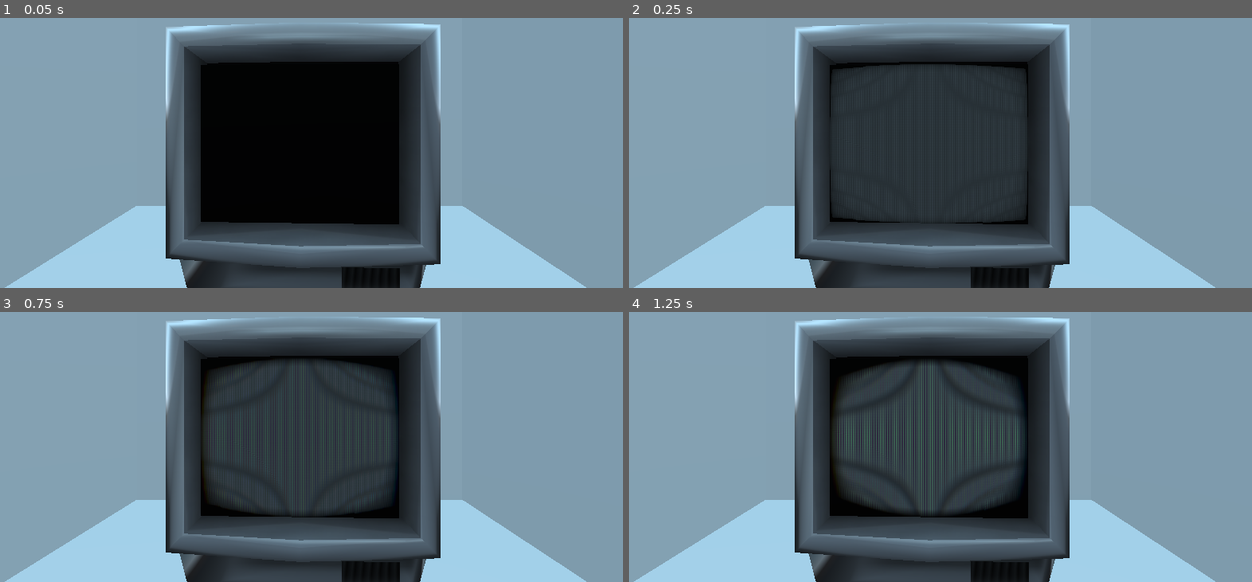
Above: before the commit, frames 1-4 (two rows, left to right).
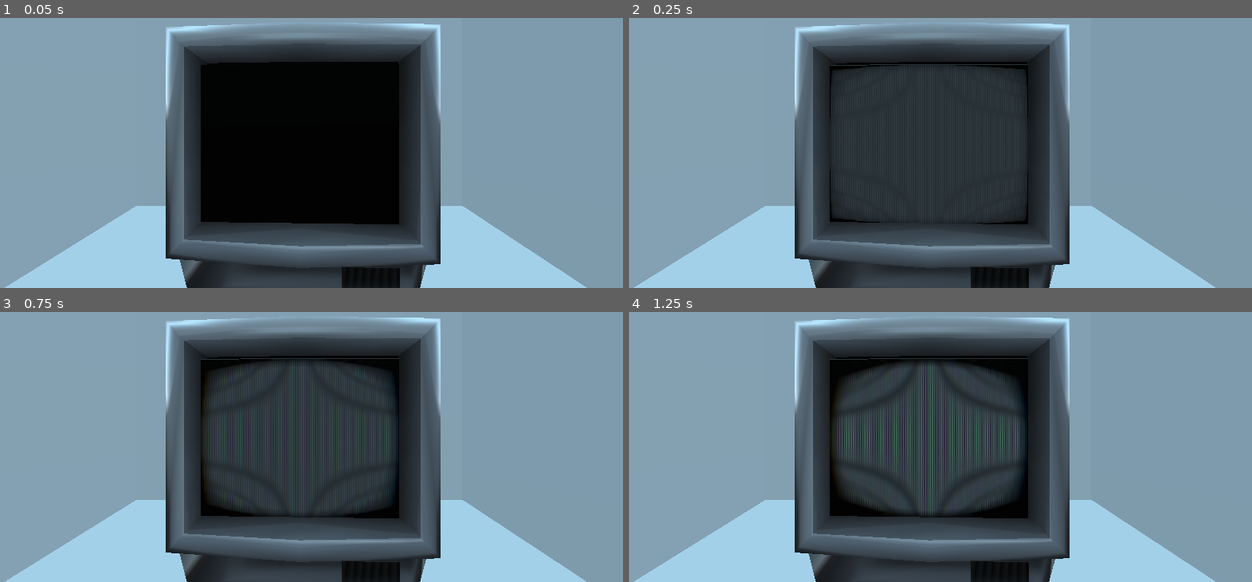
Above: after the commit, the same moments.

Repository: VPJPeltonen/Minijam64
Game: Godot game, scene res://Scenes/Room.tscn
Same seed, same stepped clock (60 frames per second), same inputs: the game is played once before the commit and once after it.
Inputs:
- Up to frame 1 (0.05 s): no input
- Up to frame 2 (0.25 s): no input
- Up to frame 3 (0.75 s): hold D (right) from 0.53 s (still down)
- Up to frame 4 (1.25 s): keep holding D (right)

Frame 1 is identical in both runs. In frame 2, 0.2% of the frame differs, in the area x 32-65%, y 17-77%; in frame 3, less than 0.1%; in frame 4, less than 0.1%.

Commit message:
race can be finished

Diff:
--- a/Scenes/VideoGame.tscn
+++ b/Scenes/VideoGame.tscn
@@ -212,29 +212,53 @@
 "_edit_use_anchors_": false
 }
 
-[node name="Lap" type="VBoxContainer" parent="VideoGameUI/UI"]
+[node name="FinishScreen" type="Control" parent="VideoGameUI/UI"]
+anchor_right = 1.0
+anchor_bottom = 1.0
+__meta__ = {
+"_edit_use_anchors_": false
+}
+
+[node name="Label" type="Label" parent="VideoGameUI/UI/FinishScreen"]
+anchor_top = 0.5
+anchor_right = 1.0
+anchor_bottom = 0.5
+margin_top = -18.0
+margin_bottom = 18.0
+custom_fonts/font = ExtResource( 8 )
+text = "FINISH "
+align = 1
+
+[node name="GameView" type="Control" parent="VideoGameUI/UI"]
+anchor_right = 1.0
+anchor_bottom = 1.0
+__meta__ = {
+"_edit_use_anchors_": false
+}
+
+[node name="Lap" type="VBoxContainer" parent="VideoGameUI/UI/GameView"]
 anchor_left = 0.02
 anchor_right = 0.05
-margin_right = 40.0
-margin_bottom = 40.0
-__meta__ = {
-"_edit_use_anchors_": false
-}
-
-[node name="Title" type="Label" parent="VideoGameUI/UI/Lap"]
+margin_right = 49.28
+margin_bottom = 76.0
+__meta__ = {
+"_edit_use_anchors_": false
+}
+
+[node name="Title" type="Label" parent="VideoGameUI/UI/GameView/Lap"]
 margin_right = 80.0
 margin_bottom = 36.0
 custom_fonts/font = ExtResource( 8 )
 text = "LAP"
 
-[node name="Amount" type="Label" parent="VideoGameUI/UI/Lap"]
+[node name="Amount" type="Label" parent="VideoGameUI/UI/GameView/Lap"]
 margin_top = 40.0
 margin_right = 80.0
 margin_bottom = 76.0
 custom_fonts/font = ExtResource( 8 )
 text = "1/3"
 
-[node name="Time" type="VBoxContainer" parent="VideoGameUI/UI"]
+[node name="Time" type="VBoxContainer" parent="VideoGameUI/UI/GameView"]
 anchor_left = 0.5
 anchor_right = 0.5
 margin_left = -68.5
@@ -244,14 +268,14 @@
 "_edit_use_anchors_": false
 }
 
-[node name="Title" type="Label" parent="VideoGameUI/UI/Time"]
+[node name="Title" type="Label" parent="VideoGameUI/UI/GameView/Time"]
 margin_right = 137.0
 margin_bottom = 36.0
 custom_fonts/font = ExtResource( 8 )
 text = "Time"
 align = 1
 
-[node name="Amount" type="Label" parent="VideoGameUI/UI/Time"]
+[node name="Amount" type="Label" parent="VideoGameUI/UI/GameView/Time"]
 margin_top = 40.0
 margin_right = 137.0
 margin_bottom = 76.0
@@ -259,7 +283,7 @@
 text = "1:00:00"
 align = 1
 
-[node name="Position" type="VBoxContainer" parent="VideoGameUI/UI"]
+[node name="Position" type="VBoxContainer" parent="VideoGameUI/UI/GameView"]
 anchor_left = 0.98
 anchor_right = 0.98
 margin_left = -137.0
@@ -268,14 +292,14 @@
 "_edit_use_anchors_": false
 }
 
-[node name="Title" type="Label" parent="VideoGameUI/UI/Position"]
+[node name="Title" type="Label" parent="VideoGameUI/UI/GameView/Position"]
 margin_right = 137.0
 margin_bottom = 36.0
 custom_fonts/font = ExtResource( 8 )
 text = "Pos"
 align = 2
 
-[node name="Pos" type="Label" parent="VideoGameUI/UI/Position"]
+[node name="Pos" type="Label" parent="VideoGameUI/UI/GameView/Position"]
 margin_top = 40.0
 margin_right = 137.0
 margin_bottom = 76.0
@@ -287,11 +311,14 @@
 material = SubResource( 11 )
 anchor_right = 1.0
 anchor_bottom = 1.0
+margin_top = 1.33484
+margin_bottom = 1.33484
 texture = ExtResource( 6 )
 expand = true
 __meta__ = {
 "_edit_use_anchors_": false
 }
 [connection signal="lap_passed" from="Player" to="VideoGameUI/UI" method="_on_Player_lap_passed"]
+[connection signal="race_finished" from="Player" to="VideoGameUI/UI" method="_on_Player_race_finished"]
 [connection signal="body_entered" from="Player/Cart/Visual/Wheels" to="Player/Cart/Cart" method="_on_Wheels_body_entered"]
 [connection signal="body_exited" from="Player/Cart/Visual/Wheels" to="Player/Cart/Cart" method="_on_Wheels_body_exited"]
--- a/Scripts/Player.gd
+++ b/Scripts/Player.gd
@@ -1,6 +1,7 @@
 extends Spatial
 
 signal lap_passed(lap)
+signal race_finished
 
 export var turn_speed = 2.0
 export var move_speed = 80.0
@@ -24,5 +25,11 @@
 
 #when lap is passed
 func lap_passed():
-	current_lap += 1
-	emit_signal("lap_passed",current_lap)
+	if current_lap == GAME.Laps:
+		finish_race()
+	else:
+		current_lap += 1
+		emit_signal("lap_passed",current_lap)
+
+func finish_race():
+	emit_signal("race_finished")
--- a/Scripts/Singletons/GAME.gd
+++ b/Scripts/Singletons/GAME.gd
@@ -1,3 +1,4 @@
 extends Node
 
 var last_checkpoint = 8
+var Laps = 1
--- a/Scripts/UI.gd
+++ b/Scripts/UI.gd
@@ -1,4 +1,12 @@
 extends Control
 
+func _ready():
+	$GameView.show()
+	$FinishScreen.hide()
+
 func _on_Player_lap_passed(lap):
-	$Lap/Amount.text = str(lap) + "/3"
+	$GameView/Lap/Amount.text = str(lap) + "/3"
+
+func _on_Player_race_finished():
+	$GameView.hide()
+	$FinishScreen.show()
